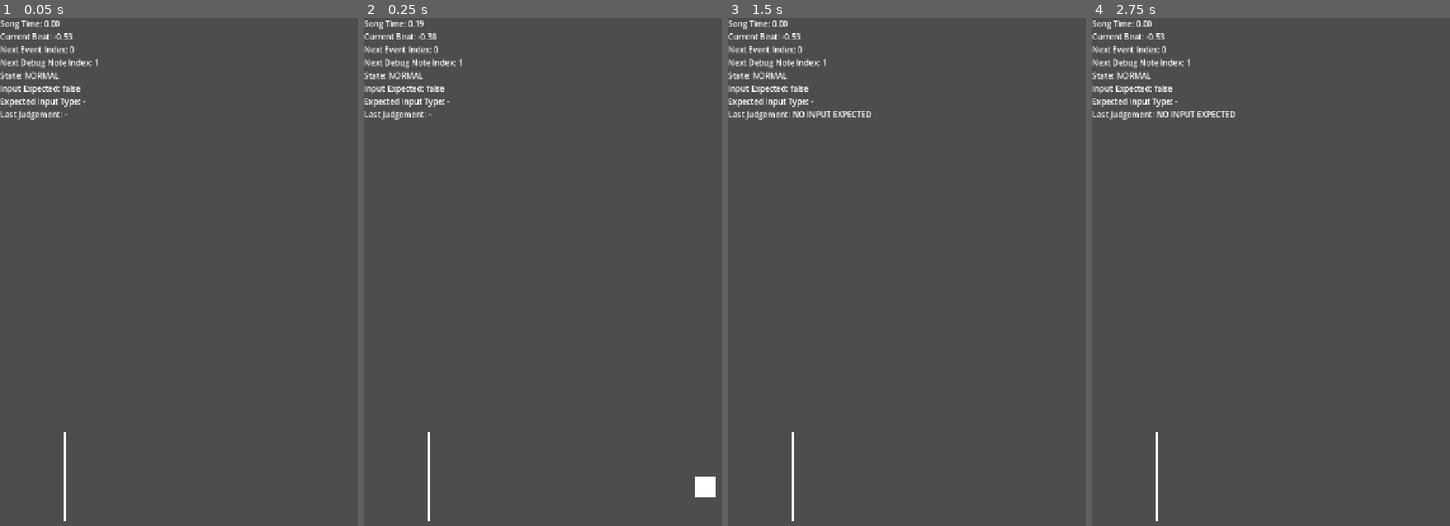
Above: before the commit, frames 1-4 (left to right).
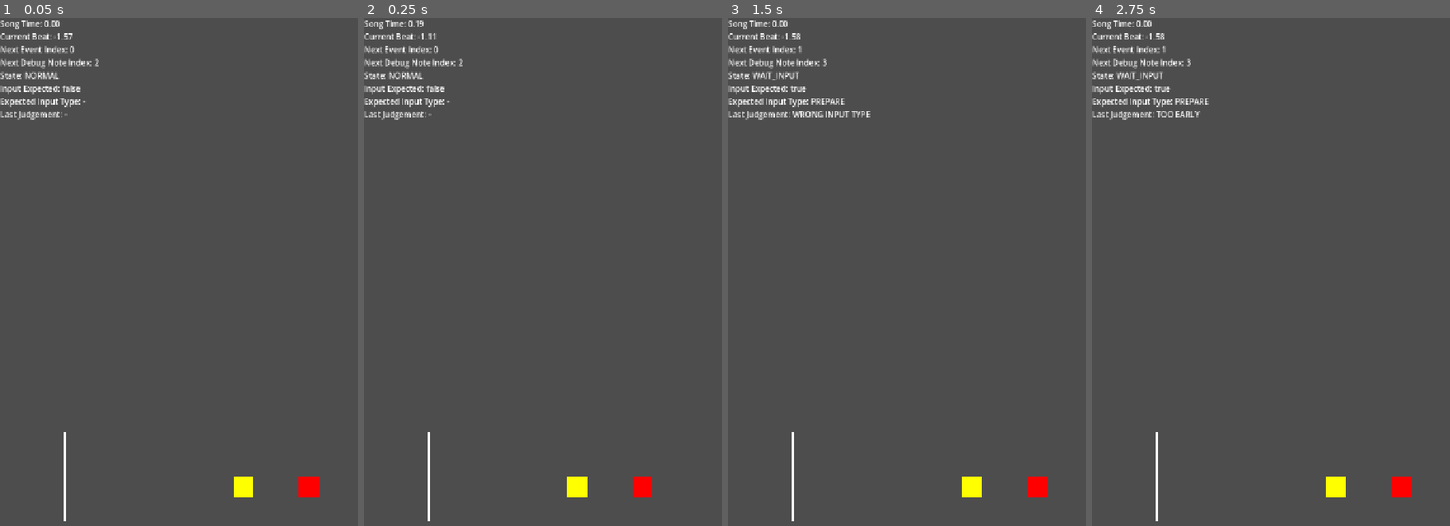
Above: after the commit, the same moments.

Repository: unuse-org/rhythm-cheers
Game: Godot game, scene res://scenes/main.tscn
Same seed, same stepped clock (60 frames per second), same inputs: the game is played once before the commit and once after it. Sound files missing from this copy of the repository are replaced by a short silence.
Inputs (mouse positions are in pixels of both pictures, inside the frame that each line leads up to):
- Up to frame 1 (0.05 s): no input
- Up to frame 2 (0.25 s): no input
- Up to frame 3 (1.5 s): move the mouse to (985, 302) at 0.52 s; hold A (prepare_input) 0.53-1.28 s; click (985, 302) at 0.67 s; move the mouse to (835, 368) at 1.27 s; tap Space (cheers_input) at 1.35 s; click (835, 368) at 1.42 s
- Up to frame 4 (2.75 s): tap A (prepare_input) at 1.55 s; tap Enter at 2 s; move the mouse to (1306, 195) at 2.02 s; hold A (prepare_input) from 2.03 s (still down); click (1306, 195) at 2.17 s

The runs differ from the first frame. In frame 1, 0.5% of the frame differs, in the area x 15-90%, y 2-95%; in frame 2, 0.7%; in frame 3, 0.9%; in frame 4, 0.9%, in the area x 6-90%, y 2-95%.

Commit message:
✨ デバッグノーツの色分け

Diff:
--- a/scenes/debug_note.tscn
+++ b/scenes/debug_note.tscn
@@ -5,6 +5,6 @@
 [node name="DebugNote" type="Node2D" unique_id=1246696198]
 script = ExtResource("1_8yl4w")
 
-[node name="Visual" type="ColorRect" parent="." unique_id=300264321]
+[node name="Visual" type="ColorRect" parent="." unique_id=477031298]
 offset_right = 40.0
 offset_bottom = 40.0
--- a/scripts/debug_note.gd
+++ b/scripts/debug_note.gd
@@ -1,4 +1,10 @@
 class_name DebugNote
 extends Node2D
 
+@onready var visual: ColorRect = $Visual
+
 var beat: float = 0.0
+
+
+func set_debug_color(color: Color) -> void:
+	visual.color = color
--- a/scripts/main.gd
+++ b/scripts/main.gd
@@ -8,7 +8,7 @@
 @export var debug_note_scene: PackedScene
 @export var show_debug_notes: bool = true
 
-const BPM: float = 50.0
+const BPM: float = 148.0
 
 # 音源の先頭から、最初の拍が始まるまでの時間
 const OFFSET: float = 0.64
@@ -20,6 +20,10 @@
 const PERFECT_WINDOW: float = 0.05
 const GOOD_WINDOW: float = 0.1
 const MISS_WINDOW: float = 0.2
+
+# デバッグノートの色
+const PREPARE_NOTE_COLOR := Color.YELLOW
+const CHEERS_NOTE_COLOR := Color.RED
 
 # デバッグノートの表示位置
 var spawn_x: float = 0.0
@@ -122,7 +126,7 @@
 
 func _unhandled_input(event: InputEvent) -> void:
 	if event.is_action_pressed("prepare_input"):
-			receive_sensor_input(InputType.PREPARE)
+		receive_sensor_input(InputType.PREPARE)
 
 	elif event.is_action_pressed("cheers_input"):
 		receive_sensor_input(InputType.CHEERS)
@@ -322,14 +326,13 @@
 		)
 
 		var beat: float = chart_event["beat"]
+		var input_type: InputType = chart_event["input_type"]
 		var note_time: float = beat_to_seconds(beat)
 
 		if song_time < note_time - APPROACH_TIME:
 			break
 
-		var note: DebugNote = (
-			debug_note_scene.instantiate() as DebugNote
-		)
+		var note: DebugNote = debug_note_scene.instantiate() as DebugNote
 
 		if note == null:
 			push_error(
@@ -341,8 +344,16 @@
 		note.position = Vector2(spawn_x, note_y)
 
 		debug_notes.add_child(note)
+
+		match input_type:
+			InputType.PREPARE:
+				note.set_debug_color(PREPARE_NOTE_COLOR)
+
+			InputType.CHEERS:
+				note.set_debug_color(CHEERS_NOTE_COLOR)
+
+
 		active_notes.append(note)
-
 		next_debug_note_index += 1
 
 
@@ -402,10 +413,10 @@
 
 # 判定ラインの位置を設定する
 func set_judge_line_position() -> void:
-		var judge_point := Vector2(judge_x, note_y)
-
-		judge_line.size = Vector2(6.0, 180.0)
-		judge_line.position = judge_point - judge_line.size / 2.0
+	var judge_point := Vector2(judge_x, note_y)
+
+	judge_line.size = Vector2(6.0, 180.0)
+	judge_line.position = judge_point - judge_line.size / 2.0
 
 # デバッグ用のレイアウトを設定する
 func set_debug_layout() -> void:
